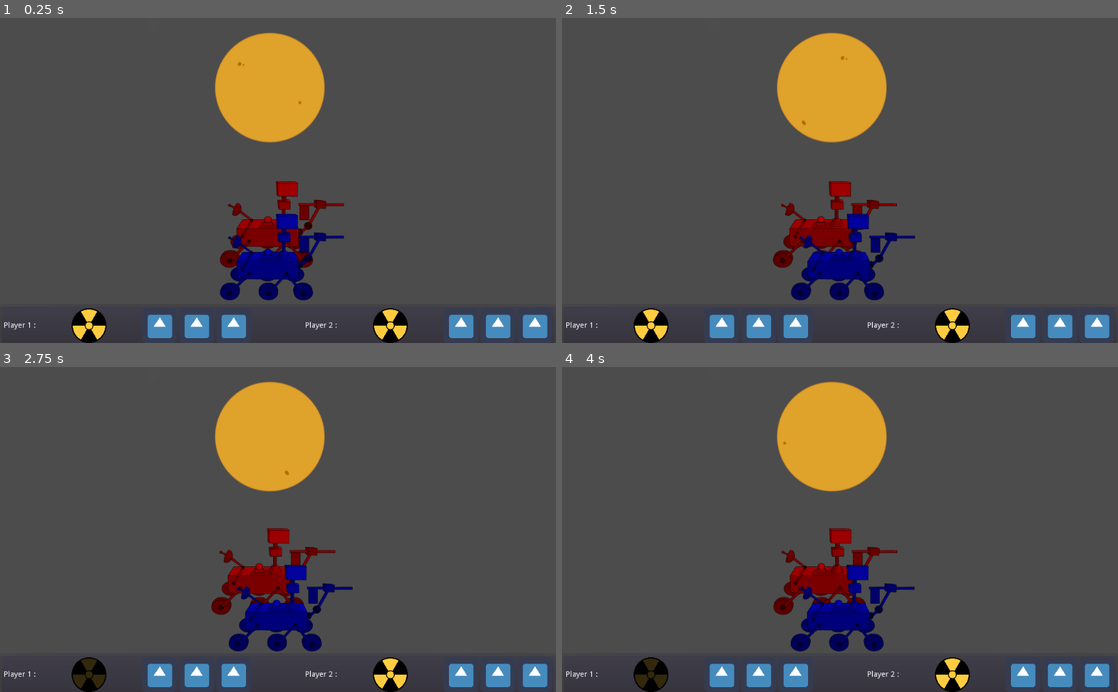
Above: before the commit, frames 1-4 (two rows, left to right).
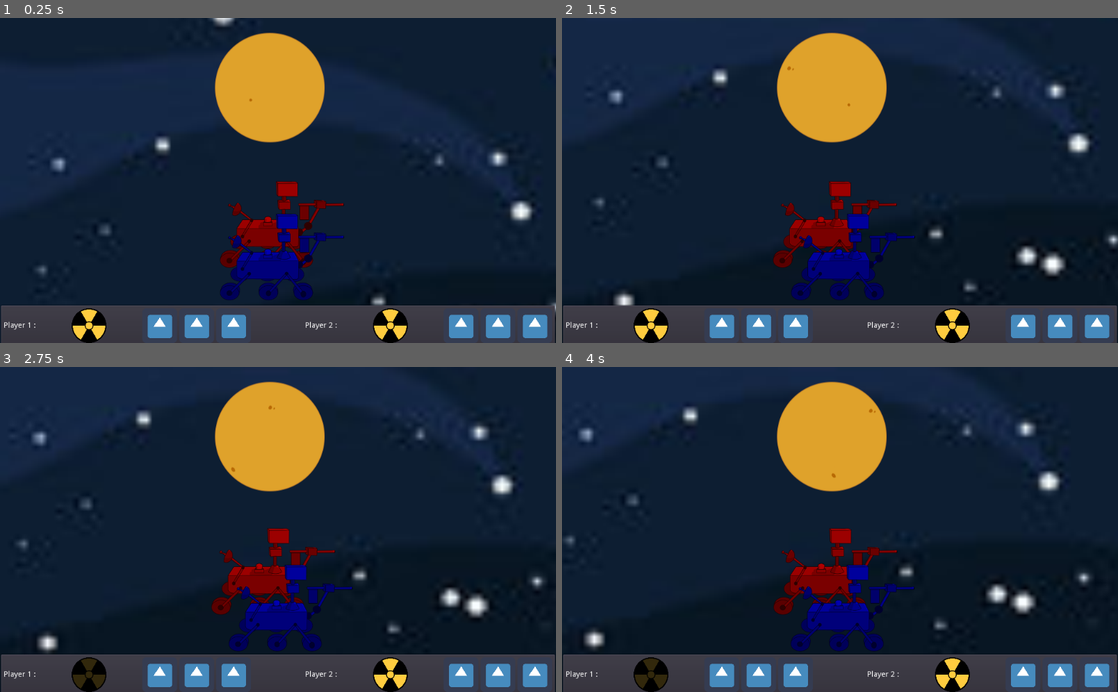
Above: after the commit, the same moments.

Repository: killicolin/SCI-GJ-3
Game: Godot game, scene res://Level1.tscn
Two runs of this game, one before a commit and one after it. Both use one fixed random seed, a clock stepped at 60 frames per second and the inputs below. The engine's default icon, where the game draws it, is replaced by a stand-in: a white triangle on a blue panel in a dark square.
Inputs:
- Up to frame 1 (0.25 s): no input
- Up to frame 2 (1.5 s): tap Enter at 0.5 s; hold Right (p1_right) 0.53-1.28 s; hold Space (p1_action) 0.53-1.28 s; tap Down (p1_stop) at 1.35 s
- Up to frame 3 (2.75 s): hold Right (p1_right) from 2.03 s (still down); hold Q (p2_action) from 2.03 s (still down)
- Up to frame 4 (4 s): release Q (p2_action) at 2.78 s; tap D (p2_right) at 2.85 s; release Right (p1_right) at 3.53 s; hold S (p2_stop) from 3.53 s (still down)

The runs differ from the first frame. In frame 1, 80% of the frame differs, in the area x 0-100%, y 0-100%; in frame 2, 79%; in frame 3, 79%; in frame 4, 79%.

Commit message:
menu start

Diff:
--- a/Level1.tscn
+++ b/Level1.tscn
@@ -60,7 +60,6 @@
 motion_scale = Vector2( 0.5, 0.5 )
 
 [node name="background" type="Sprite" parent="backGroundCanva/ParallaxLayer"]
-visible = false
 position = Vector2( 1419.5, 391 )
 scale = Vector2( 10.7344, 9.92222 )
 texture = ExtResource( 6 )
--- a/Main.tscn
+++ b/Main.tscn
@@ -1,6 +1,7 @@
-[gd_scene load_steps=2 format=2]
+[gd_scene load_steps=3 format=2]
 
 [ext_resource path="res://Main.gd" type="Script" id=1]
+[ext_resource path="res://Sprite/Ciel_sans_soleil.png" type="Texture" id=2]
 
 [node name="Main" type="Control"]
 anchor_right = 1.0
@@ -9,13 +10,14 @@
 size_flags_vertical = 3
 script = ExtResource( 1 )
 
-[node name="PanelContainer" type="PanelContainer" parent="."]
-margin_right = 1019.0
-margin_bottom = 594.0
-size_flags_horizontal = 3
-size_flags_vertical = 3
+[node name="TextureRect" type="TextureRect" parent="."]
+margin_right = 1024.0
+margin_bottom = 601.0
+texture = ExtResource( 2 )
+expand = true
+stretch_mode = 7
 
-[node name="VBoxContainer" type="VBoxContainer" parent="PanelContainer"]
+[node name="VBoxContainer" type="VBoxContainer" parent="."]
 margin_left = 7.0
 margin_top = 7.0
 margin_right = 1012.0
@@ -24,22 +26,16 @@
 size_flags_vertical = 3
 custom_constants/separation = 50
 
-[node name="GameName" type="Label" parent="PanelContainer/VBoxContainer"]
+[node name="GameName" type="Label" parent="VBoxContainer"]
 margin_right = 1005.0
 margin_bottom = 14.0
 text = "Radiations rover"
 align = 1
 
-[node name="Play" type="Button" parent="PanelContainer/VBoxContainer"]
+[node name="Play" type="Button" parent="VBoxContainer"]
 margin_top = 64.0
 margin_right = 1005.0
 margin_bottom = 84.0
 text = "Play"
 
-[node name="Controls" type="Button" parent="PanelContainer/VBoxContainer"]
-margin_top = 134.0
-margin_right = 1005.0
-margin_bottom = 154.0
-text = "Controls"
-
-[connection signal="pressed" from="PanelContainer/VBoxContainer/Play" to="." method="_on_Play_pressed"]
+[connection signal="pressed" from="VBoxContainer/Play" to="." method="_on_Play_pressed"]
--- a/Sun.tscn
+++ b/Sun.tscn
@@ -106,12 +106,10 @@
 [node name="Node2D" type="Node2D"]
 position = Vector2( 497, 128 )
 script = ExtResource( 2 )
-
 time_between_perturbation_min = 8.0
 time_between_perturbation_max = 12.0
 time_arriving_on_moon_min = 5.0
 time_arriving_on_moon_max = 7.0
-
 
 [node name="Timer" type="Timer" parent="."]
 
@@ -121,7 +119,7 @@
 [node name="AnimatedSprite" type="AnimatedSprite" parent="."]
 frames = SubResource( 1 )
 animation = "big"
-frame = 24
+frame = 8
 speed_scale = 2.0
 playing = true
 
--- a/UI/PlayerPannelUI.gd
+++ b/UI/PlayerPannelUI.gd
@@ -17,7 +17,6 @@
 func set_player_label(player_number):
 	$Label.text="Player " + str(player_number) + " :"
 
-
 func _input(event):
 	if event is InputEventKey and event.pressed:
 		if player == 1:
@@ -36,7 +35,6 @@
 					$show_atomics_used.start()
 
 
-
 func _on_player_atomics_timeout():
 	#atomics are ready again
 	$Atomics.modulate = Color(1,1,1)
Binary file added: Sprite/Ciel_sans_soleil.png
Not shown, added: Sprite/Ciel_sans_soleil.png.import
